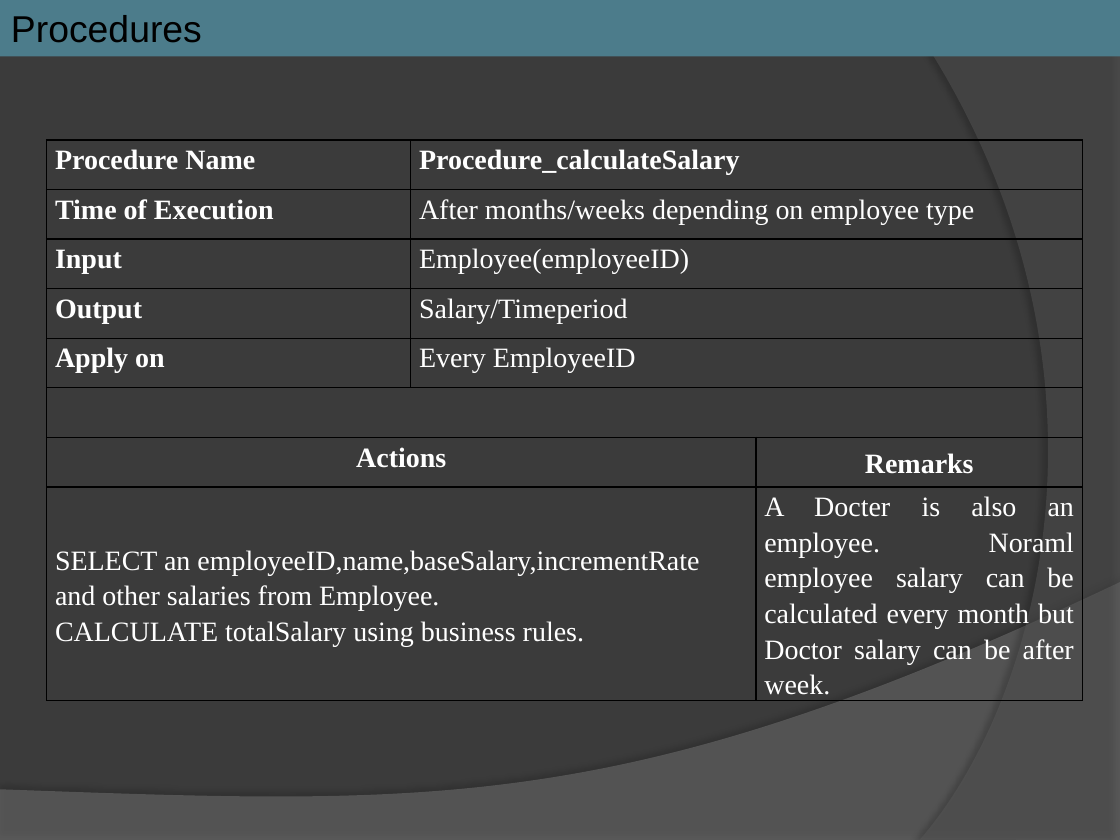
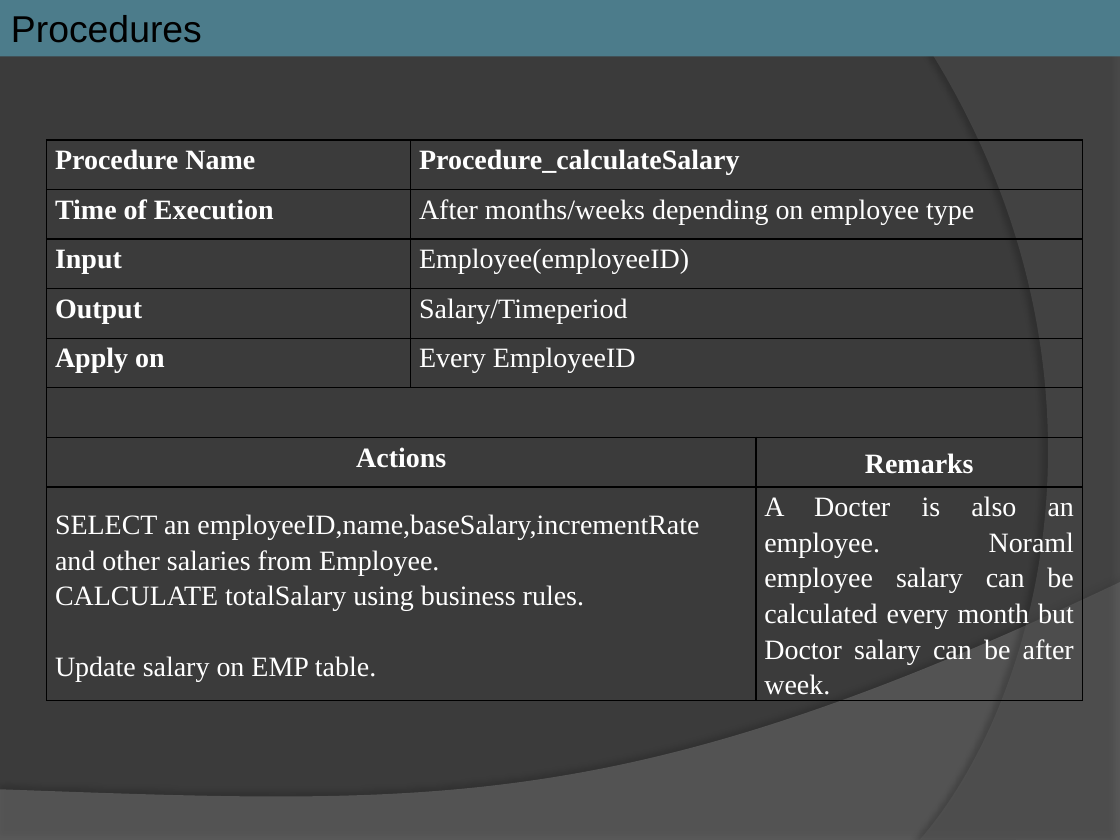
Before and after one commit to bimurtobadhan/CSE308HospitalManagementSystem1005016, a slide deck: slide 30 of Week 6/Hospital Management System_Group05.pptx (slide 36 before the commit). Drawn at 1120x840 pixels with LibreOffice and Linux fonts; fonts in the diff are those of the drawing. Boxes give left, top, right and bottom in pixels: in the first picture for what was removed or moved away, otherwise in the second. Text is boxed around its words. In the diff, an @@ line names an element or a change of style, - is before the commit and + after.

```diff
--- a/Week 6/Hospital Management System_Group05.pptx
+++ b/Week 6/Hospital Management System_Group05.pptx
@@ table at (x1=47, y1=140, x2=1083, y2=719) @@
-row 8, column 1: SELECT an employeeID,name,baseSalary,incrementRate and other salaries from Employee. / CALCULATE totalSalary using business rules.
+row 8, column 1: SELECT an employeeID,name,baseSalary,incrementRate and other salaries from Employee. / CALCULATE totalSalary using business rules. / Update salary on EMP table.
```
Also in this commit, not shown: 3 other slides changed, 6 slides removed, 4 other files.
